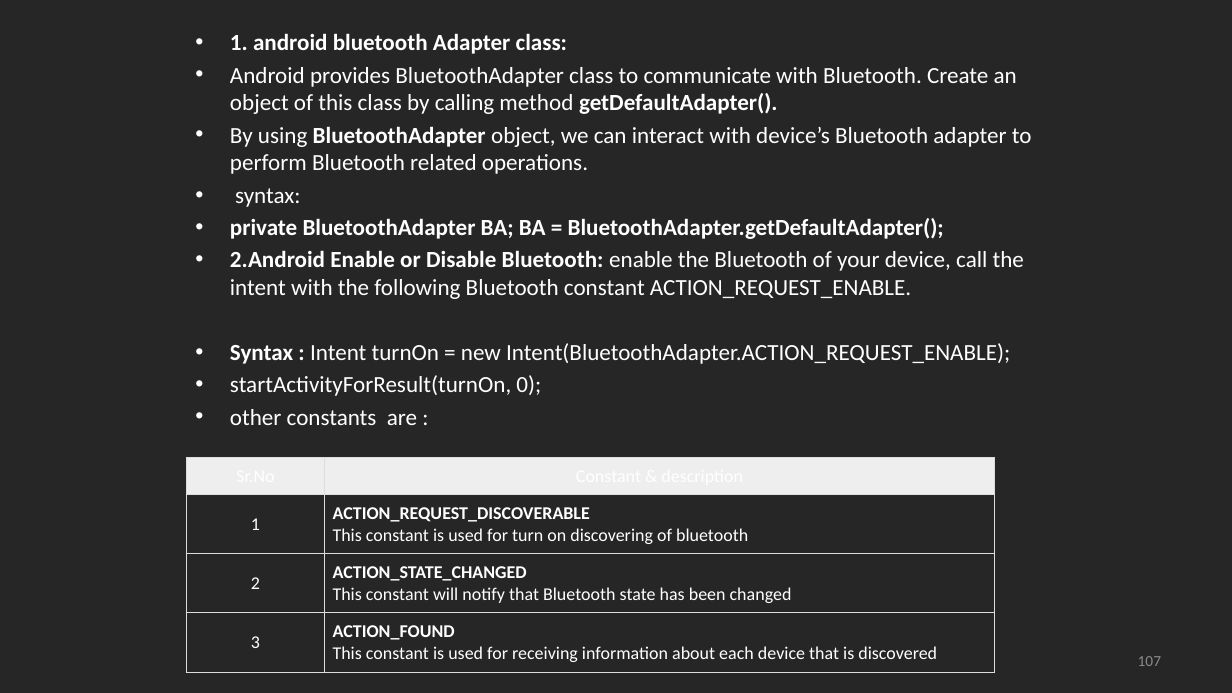
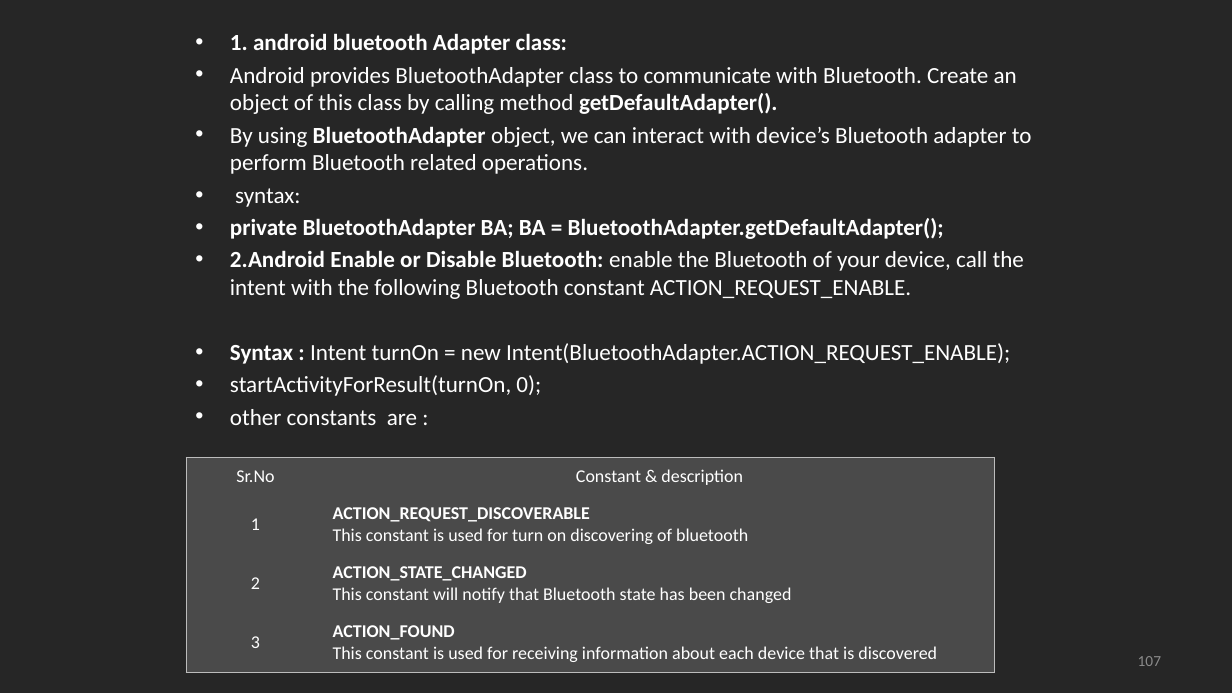
Before and after one commit to qarq90/diploma_data, a slide deck: slide 107 of SEM 6/MAD/PPT/UNIT 5.pptx. Drawn at 1232x693 pixels with LibreOffice and Linux fonts; fonts in the diff are those of the drawing. Boxes give left, top, right and bottom in pixels: in the first picture for what was removed or moved away, otherwise in the second. Text is boxed around its words. In the diff, an @@ line names an element or a change of style, - is before the commit and + after.

```diff
--- a/SEM 6/MAD/PPT/UNIT 5.pptx
+++ b/SEM 6/MAD/PPT/UNIT 5.pptx
@@ table at box(186, 457, 994, 670) @@
@@ fill #EEEEEE to none in row 1 @@
@@ borders changed @@
```
Also in this commit, not shown: 2 other slides changed, 22 other files.
